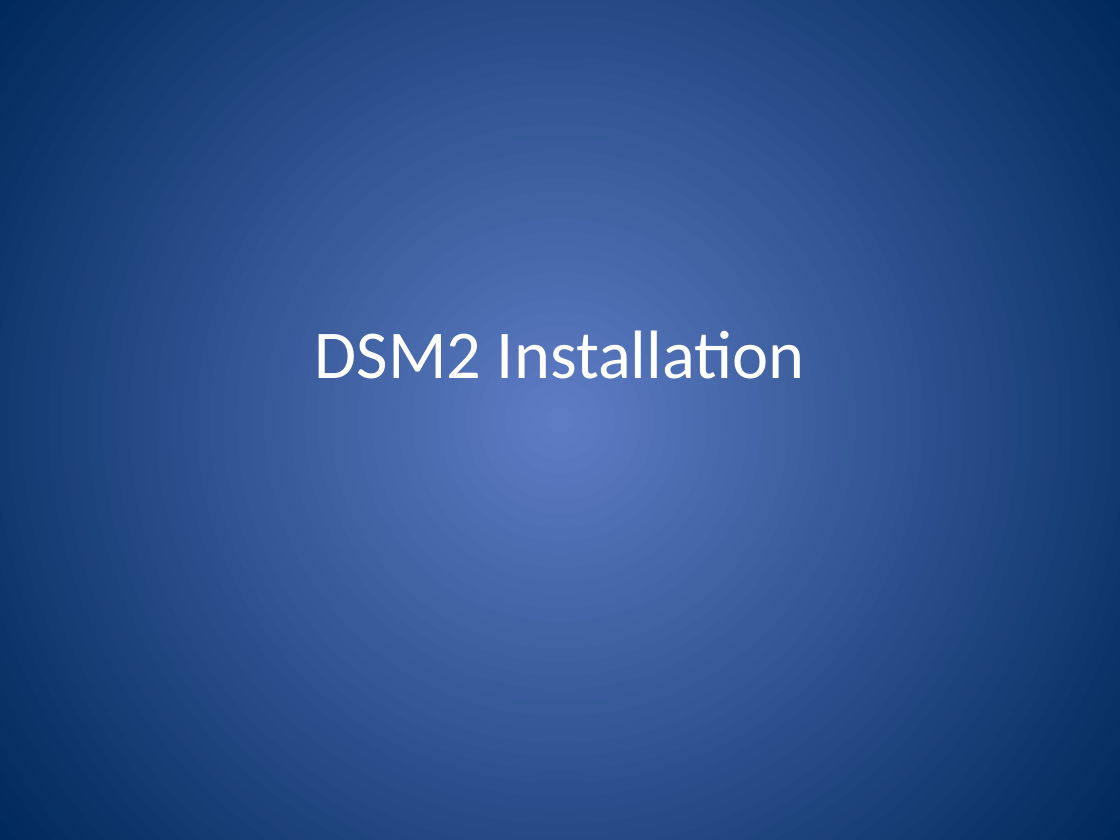
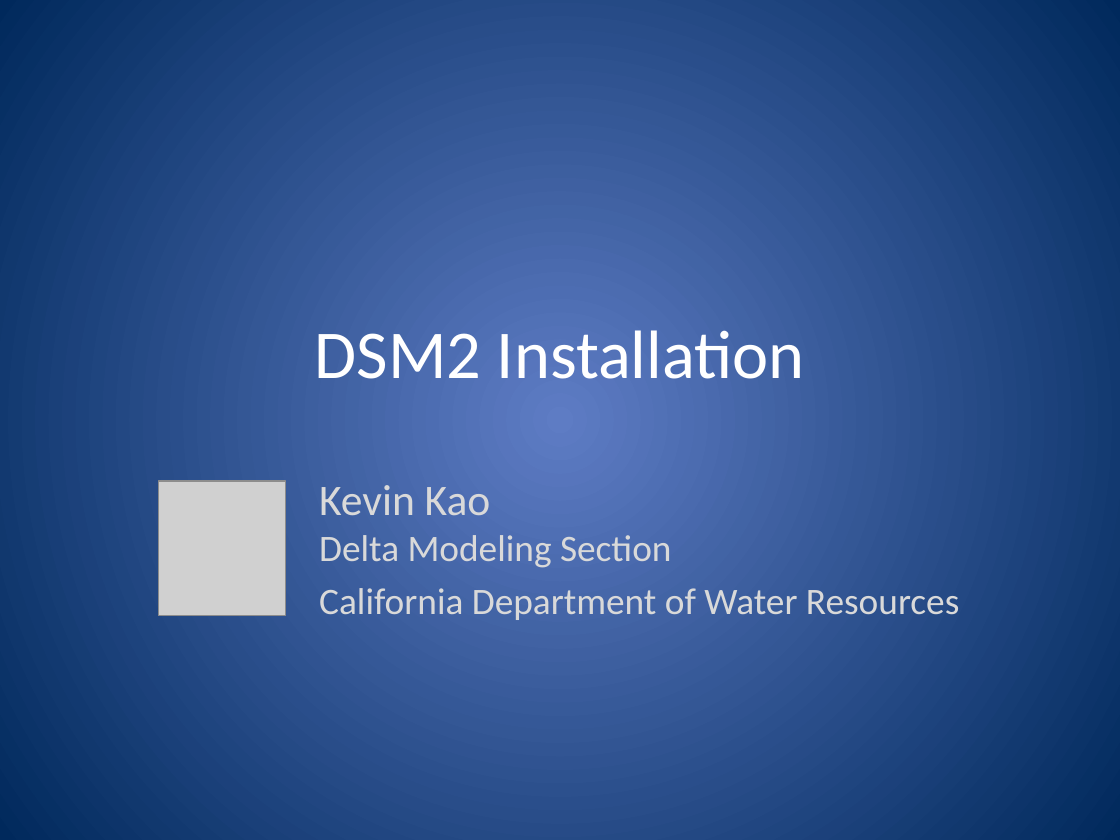
Before and after one commit to CADWRDeltaModeling/dsm2, a slide deck: slide 1 of dsm2/presentations/DSM2 Installation.pptx. Drawn at 1120x840 pixels with LibreOffice and Linux fonts; fonts in the diff are those of the drawing; grey boxes stand for pictures. Boxes give left, top, right and bottom in pixels: in the first picture for what was removed or moved away, otherwise in the second. Text is boxed around its words. In the diff, an @@ line names an element or a change of style, - is before the commit and + after.

```diff
--- a/dsm2/presentations/DSM2 Installation.pptx
+++ b/dsm2/presentations/DSM2 Installation.pptx
@@ picture added at (159,482,286,616) @@
@@ subtitle added at (319,485,959,620), 24 pt, text #D9D9D9 @@
+Kevin Kao
+Delta Modeling Section
+California Department of Water Resources
```
Also in this commit, not shown: 1 other slide changed, 2 slides added.
